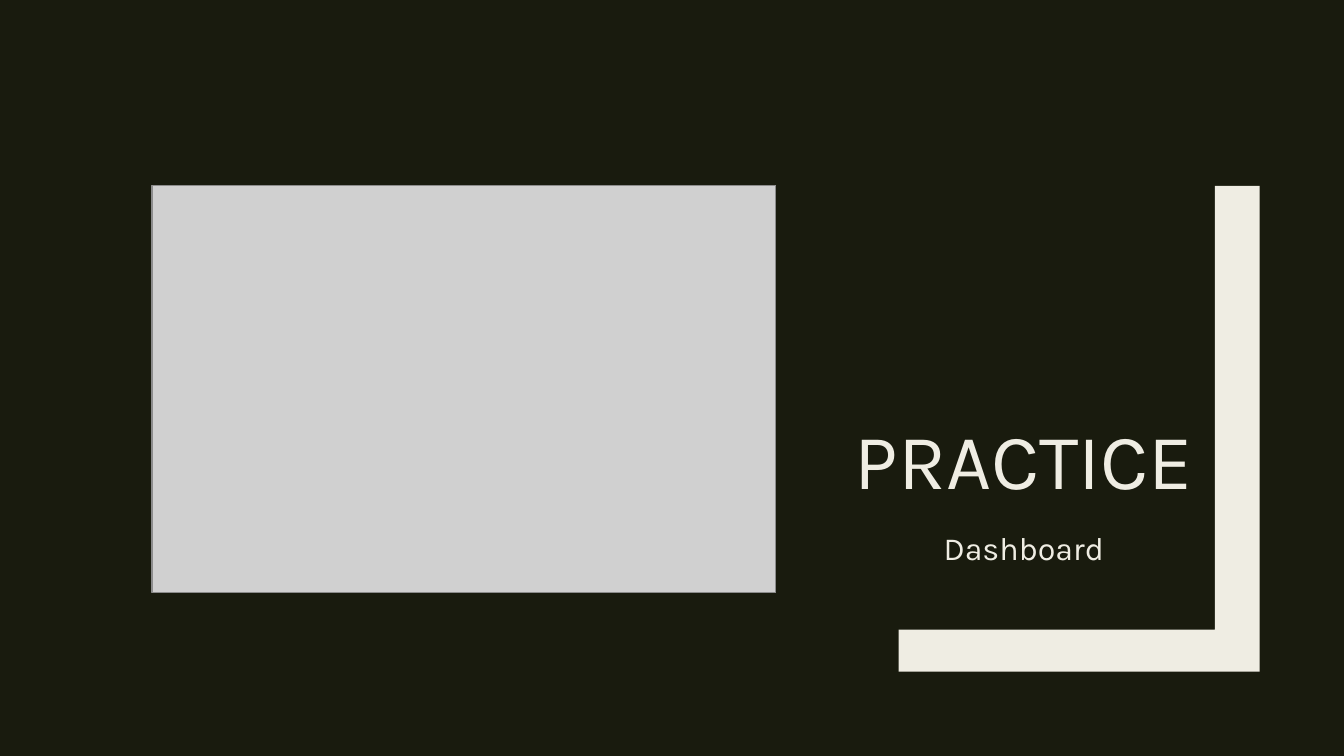
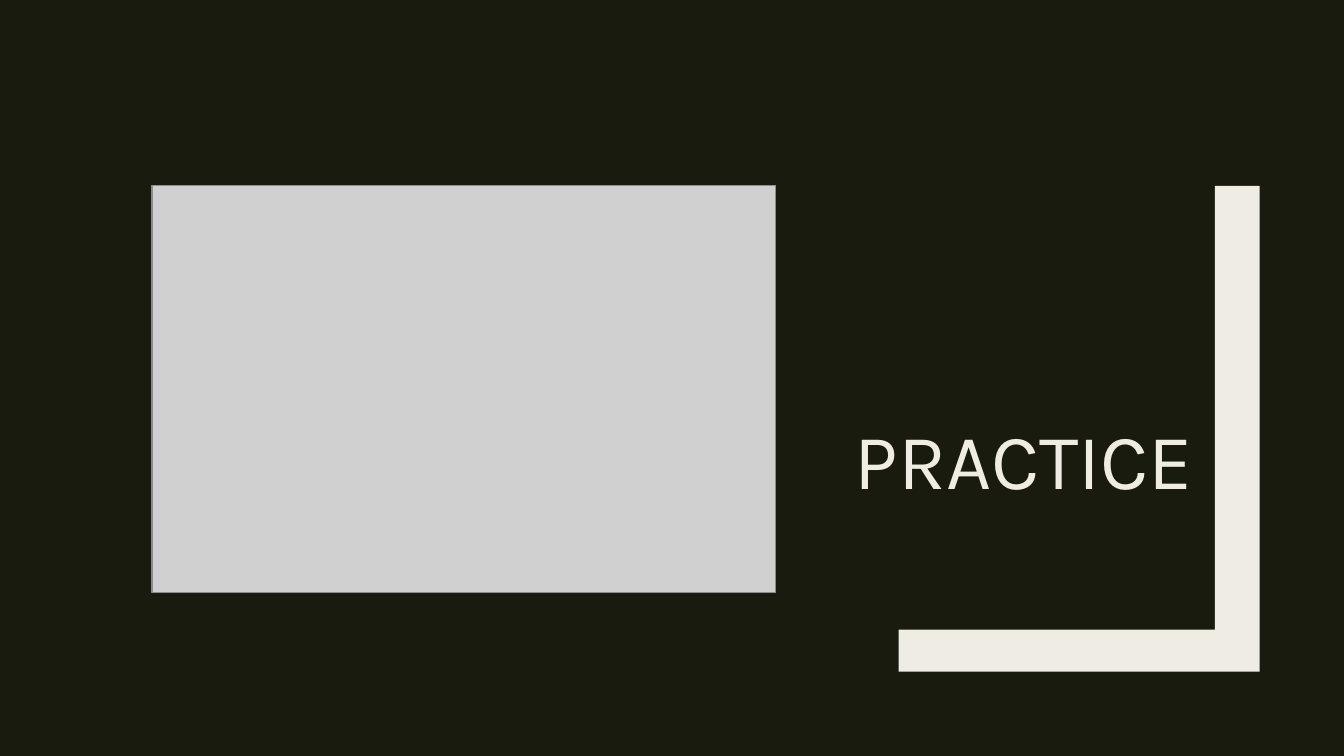
Before and after one commit to RforOperations2018/Class_1, a slide deck: slide 22 of Class 2.pptx (slide 14 before the commit). Drawn at 1344x756 pixels with LibreOffice and Linux fonts; fonts in the diff are those of the drawing; grey boxes stand for pictures. Boxes give left, top, right and bottom in pixels: in the first picture for what was removed or moved away, otherwise in the second. Text is boxed around its words. In the diff, an @@ line names an element or a change of style, - is before the commit and + after.

```diff
--- a/Class 2.pptx
+++ b/Class 2.pptx
@@ text removed at (x1=944, y1=538, x2=1104, y2=561) @@
-Dashboard
```
Also in this commit, not shown: 1 other slide changed, 2 slides added, 10 other files.
